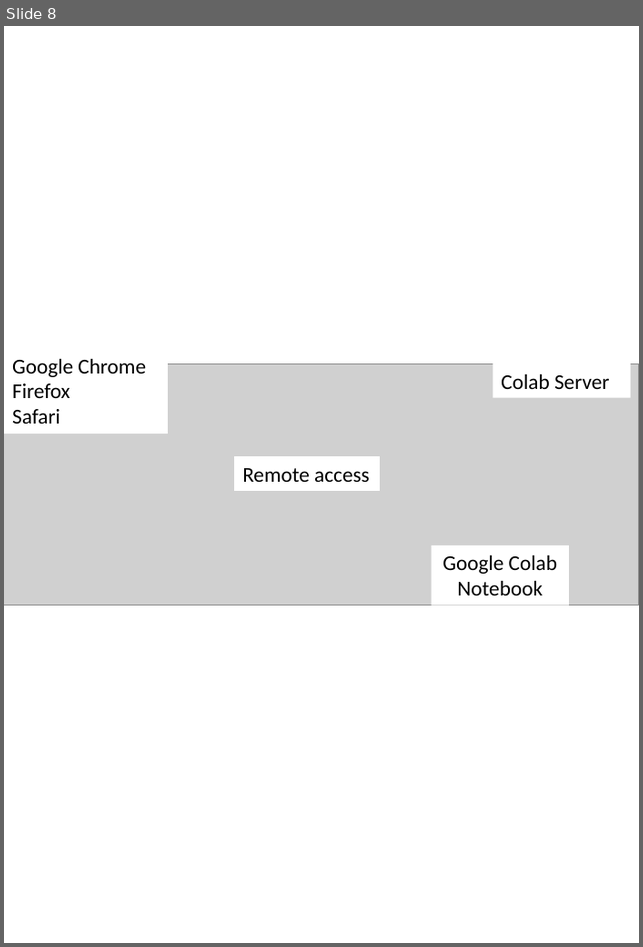
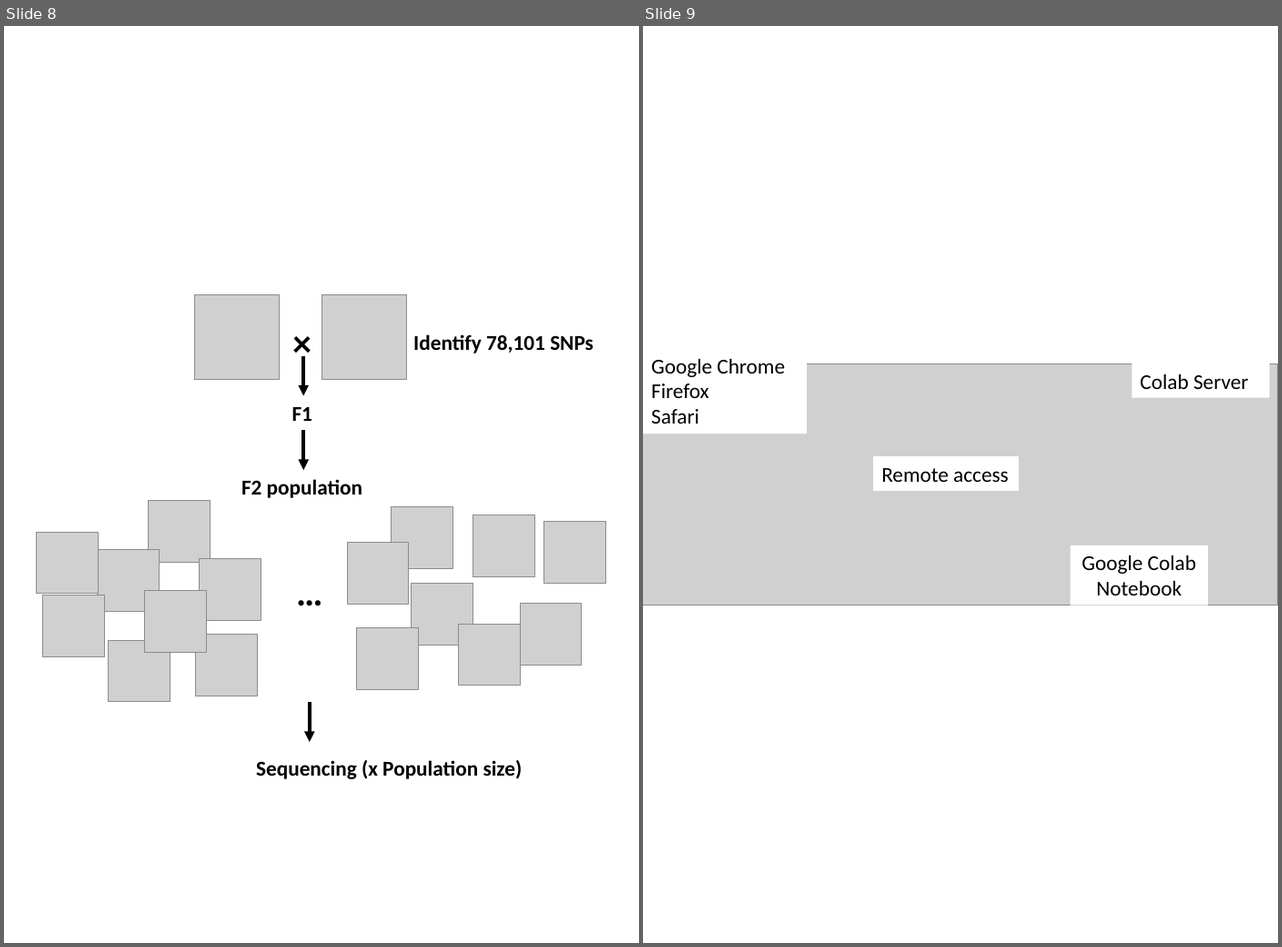
Before and after one commit to slt666666/FAO_lecture, a slide deck: FAO_2024/mutmapqtlseq.pptx. Shown side by side, each under a label of ours: slide 8 before the commit, slides 8 and 9 after it. The pictures are 643x947 and 1282x947 pixels, drawn with LibreOffice and Linux fonts; fonts in the diff are those of the drawing; grey boxes stand for pictures. Boxes give left, top, right and bottom in pixels: in the first picture for what was removed or moved away, otherwise in the second. Text is boxed around its words. In the diff, an @@ line names an element or a change of style, - is before the commit and + after.

```diff
--- a/FAO_2024/mutmapqtlseq.pptx
+++ b/FAO_2024/mutmapqtlseq.pptx
@@ slide 8 added at [4, 26, 639, 943], background #FFFFFF @@
@@ picture added at [194, 294, 279, 379] @@
@@ picture added at [322, 294, 407, 379] @@
@@ text added at [260, 315, 344, 370], 32 pt, text #000000, bold @@
+×
@@ text added at [414, 334, 594, 354], 18 pt, text #000000, bold @@
+Identify 78,101 SNPs
@@ arrow added from (303, 356) to (303, 396), #000000 3 pt @@
@@ text added at [292, 407, 312, 421], 18 pt, text #000000, bold @@
+F1
@@ arrow added from (303, 430) to (303, 471), #000000 3 pt @@
@@ text added at [242, 479, 363, 498], 18 pt, text #000000, bold @@
+F2 population
@@ picture added at [149, 500, 211, 562] @@
@@ picture added at [391, 508, 453, 569] @@
@@ picture added at [474, 516, 535, 577] @@
@@ picture added at [36, 533, 98, 594] @@
@@ picture added at [347, 543, 409, 605] @@
@@ picture added at [545, 521, 606, 583] @@
@@ picture added at [97, 550, 159, 612] @@
@@ picture added at [199, 559, 261, 621] @@
@@ text added at [228, 564, 391, 618], 32 pt, text #000000, bold @@
+…
@@ picture added at [43, 595, 105, 657] @@
@@ picture added at [144, 591, 206, 653] @@
@@ picture added at [412, 583, 474, 645] @@
@@ picture added at [459, 624, 521, 686] @@
@@ picture added at [520, 604, 582, 666] @@
@@ picture added at [108, 641, 170, 703] @@
@@ picture added at [195, 635, 257, 697] @@
@@ picture added at [356, 628, 418, 690] @@
@@ arrow added from (310, 703) to (310, 742), #000000 3 pt @@
@@ text added at [256, 760, 523, 779], 18 pt, text #000000, bold @@
+Sequencing (x Population size)
@@ what was slide 8 is now slide 9 @@
```
Also in this commit, not shown: 1 other file.
